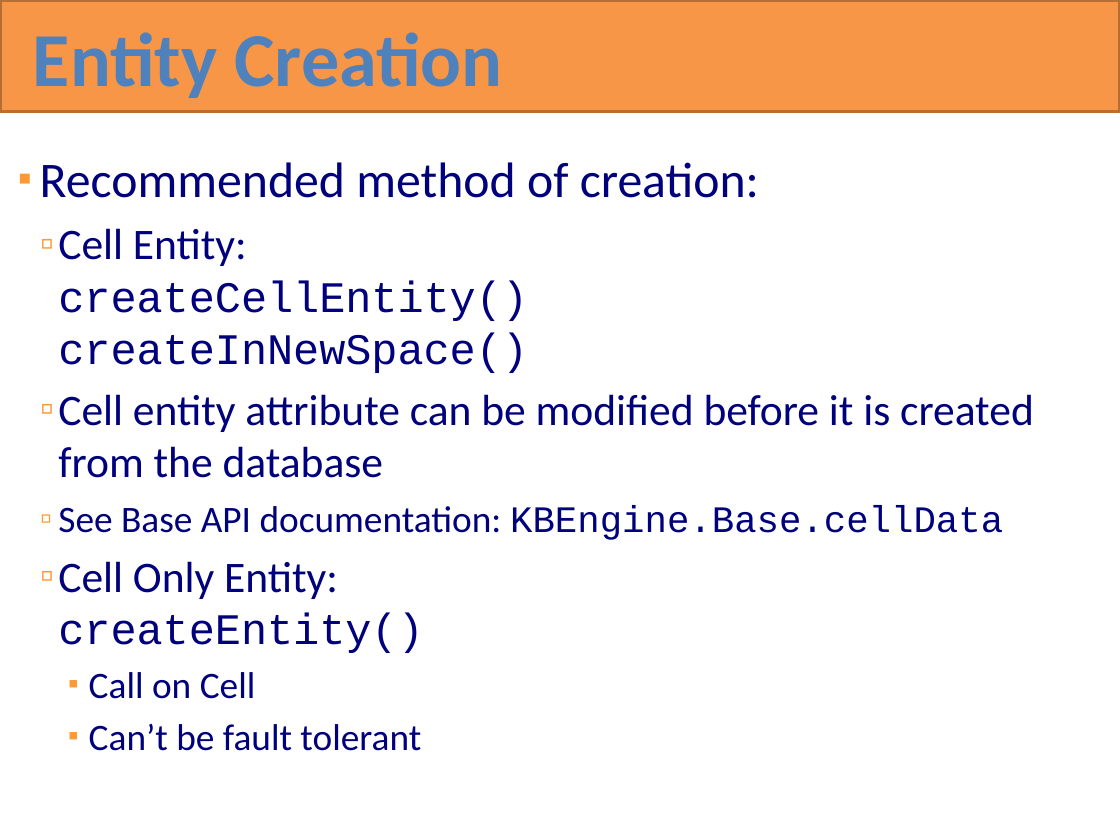
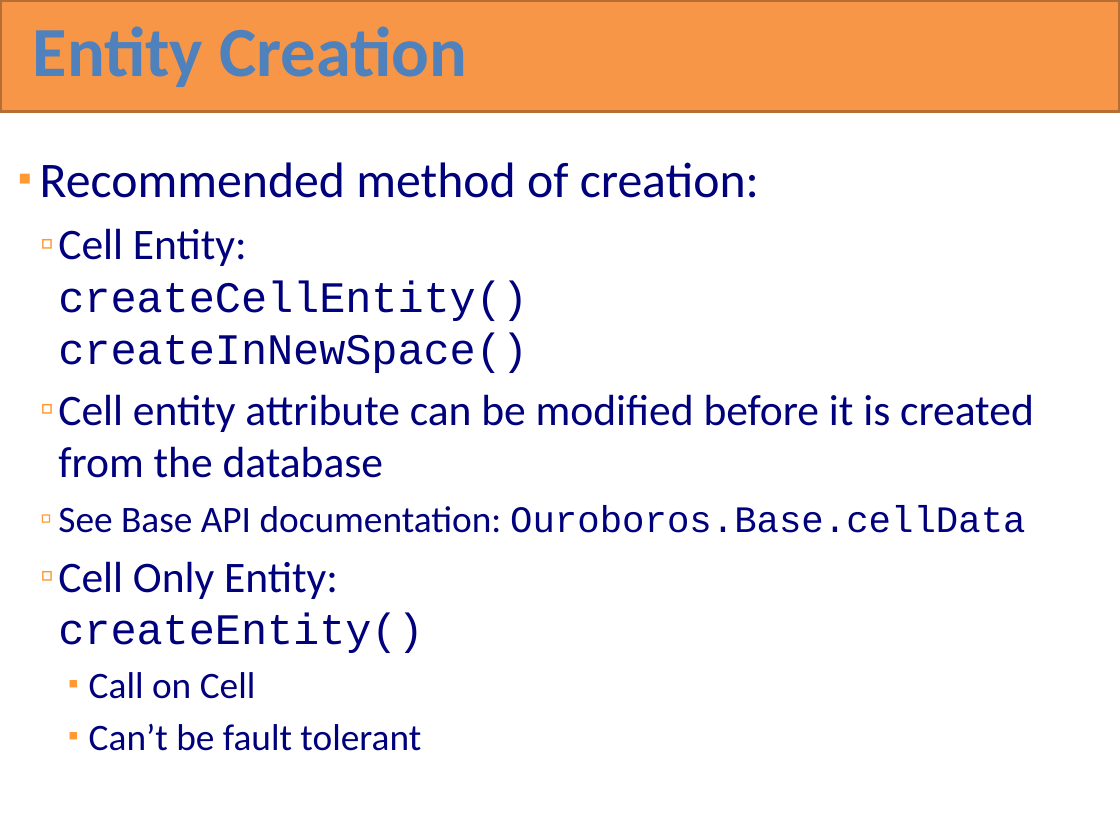
Before and after one commit to RottenVisions/ouroboros, a slide deck: slide 92 of docs/Ouroboros overview(en).pptx. Drawn at 1120x840 pixels with LibreOffice and Linux fonts; fonts in the diff are those of the drawing. Boxes give left, top, right and bottom in pixels: in the first picture for what was removed or moved away, otherwise in the second. Text is boxed around its words. In the diff, an @@ line names an element or a change of style, - is before the commit and + after.

```diff
--- a/docs/Ouroboros overview(en).pptx
+++ b/docs/Ouroboros overview(en).pptx
@@ text "Entity Creation" at bbox=[33, 26, 467, 87]: size 49 to 45.3 pt; line spacing 1 to 0.8 @@
@@ text at bbox=[58, 506, 1025, 533]: text changed @@
-  ▫ See Base API documentation: KBEngine.Base.cellData
+  ▫ See Base API documentation: Ouroboros.Base.cellData
```
Also in this commit, not shown: 112 other slides changed, 2 other files.
